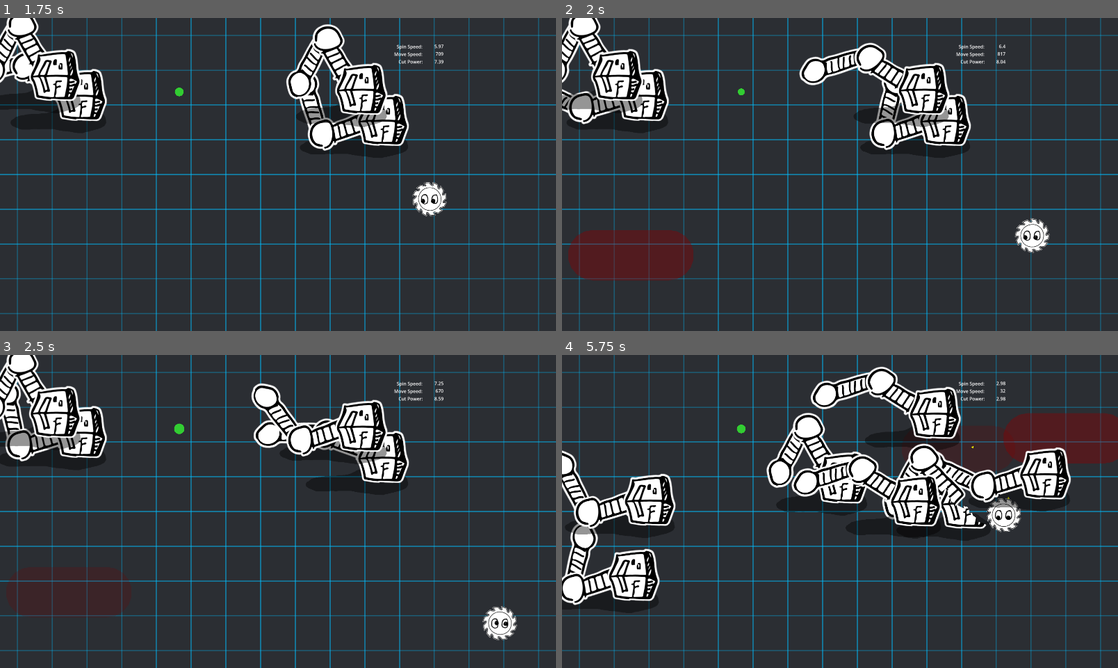
Above: before the commit, frames 1-4 (two rows, left to right).
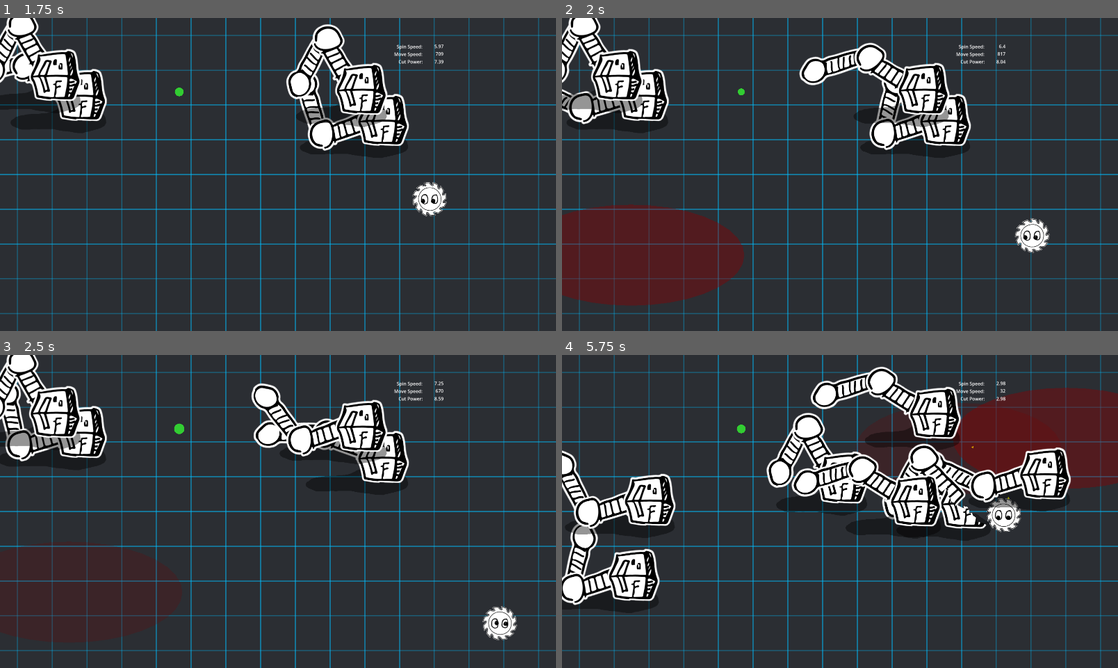
Above: after the commit, the same moments.

Repository: kelliedlynch/SpinGame
Game: Godot game, scene res://Playground/ArenaPlayground.tscn
The game is run twice, just before and just after one commit, with the same random seed, the same clock (stepped at 60 frames per second) and the same inputs.
Inputs:
- Up to frame 1 (1.75 s): tap Enter (ui_accept) at 0.5, 0.77, 1.52 s; hold Right (ui_right) 0.53-1.28 s; hold Down (ui_down) from 1.28 s (still down)
- Up to frame 2 (2 s): keep holding Down (ui_down)
- Up to frame 3 (2.5 s): release Down (ui_down) at 2.03 s; hold Right (ui_right) from 2.03 s (still down)
- Up to frame 4 (5.75 s): release Right (ui_right) at 2.78 s; hold Up (ui_up) 2.78-3.53 s; tap Enter (ui_accept) at 3.02, 3.77, 4.52 s; hold Left (ui_left) 3.53-5.03 s; hold Down (ui_down) from 5.03 s (still down)

Frame 1 is identical in both runs. In frame 2, 5.6% of the frame differs, in the area x 0-33%, y 59-92%; in frame 3, 0.2%; in frame 4, 4.1%.

Commit message:
Improved shape of jump attack landing area. Began work on UI (health bars).

Diff:
--- a/Boss/Attack/JumpAndSmash.gd
+++ b/Boss/Attack/JumpAndSmash.gd
@@ -19,7 +19,7 @@
 func _create_landing_area(origin: Vector2):
 	landing = Area2D.new()
 	var boss_size = boss.calculate_size()
-	var cap = PolygonMath.generate_capsule_shape(boss_size.x * 2, boss_size.x * .4)
+	var cap = PolygonMath.generate_ellipse_polygon(boss_size.x * 1.8, boss_size.x * .8)
 	var coll = CollisionPolygon2D.new()
 	coll.polygon = cap
 	landing.add_child(coll)
@@ -69,6 +69,7 @@
 
 func _toggle_collisions():
 	for child in boss.destructibles.get_children():
+		if!(child is PhysicsBody2D): continue
 		if child.collision_layer != 16:
 			child.collision_layer = 16
 		else:
--- a/Boss/BossMonster.gd
+++ b/Boss/BossMonster.gd
@@ -13,8 +13,15 @@
 	#item_rect_changed.connect(_on_item_rect_changed)
 	for child in destructibles.get_children():
 		child.boss = self
+		child.shape_destroyed.connect(_on_shape_destroyed)
 	if get_tree().get_root().get_children().has(self):
 		self.position = get_viewport_rect().size / 2
+
+func _on_shape_destroyed():
+	if destructibles.get_child_count() == 0:
+		controller.animation_player.stop()
+		controller.atk_perform.kill()
+		queue_free()
 
 func calculate_size() -> Vector2:
 	var min_x = 1000000
--- a/Component/Destructible/DestructibleHitbox.gd
+++ b/Component/Destructible/DestructibleHitbox.gd
@@ -30,20 +30,20 @@
 
 var boss: BossMonster
 
+signal shape_destroyed
+
 func _ready() -> void:
 	for child in get_children():
 		if child is SGCollPoly:
-			child.tree_exiting.connect(_on_shape_was_destroyed.bind(child))
+			child.tree_exiting.connect(_on_was_destroyed.bind(child))
 			child.visible_polygon.polygon = child.visible_polygon.uv
 			child.polygon = child.visible_polygon.polygon
 
 func _on_was_destroyed(_node):
+	emit_signal("shape_destroyed")
 	queue_free()
 
-func _on_shape_was_destroyed(node):
-	#node.queue_free()
-	if get_child_count() == 0:
-		queue_free()
+
 
 func _try_clip(poly: PackedVector2Array, clipper: Array[PackedVector2Array]) -> Array[PackedVector2Array]:
 	var clipped: Array[PackedVector2Array] = []
@@ -182,7 +182,7 @@
 	frag.timeout *= 2
 	frag.color = Color.STEEL_BLUE
 	frag.polygon = poly
-	add_sibling(frag)
+	boss.arena.add_child(frag)
 
 func _is_decayable(poly: PackedVector2Array) -> bool:
 	var size = PolygonMath.size_of_polygon(poly)
--- /dev/null
+++ b/Graphics/bar_back_left.tres
@@ -0,0 +1,7 @@
+[gd_resource type="AtlasTexture" load_steps=2 format=3 uid="uid://daj436a2o4ydr"]
+
+[ext_resource type="Texture2D" uid="uid://b2swyyk1urfds" path="res://Graphics/space_ui_sprite_sheet.png" id="1_run1c"]
+
+[resource]
+atlas = ExtResource("1_run1c")
+region = Rect2(400, 182, 6, 26)
--- /dev/null
+++ b/Graphics/bar_back_middle.tres
@@ -0,0 +1,8 @@
+[gd_resource type="AtlasTexture" load_steps=2 format=3 uid="uid://cv5kcg0kkital"]
+
+[ext_resource type="Texture2D" uid="uid://b2swyyk1urfds" path="res://Graphics/space_ui_sprite_sheet.png" id="1_e18m7"]
+
+[resource]
+atlas = ExtResource("1_e18m7")
+region = Rect2(386, 314, 14, 26)
+filter_clip = true
--- /dev/null
+++ b/Graphics/bar_back_right.tres
@@ -0,0 +1,8 @@
+[gd_resource type="AtlasTexture" load_steps=2 format=3 uid="uid://cwoqnuudihswp"]
+
+[ext_resource type="Texture2D" uid="uid://b2swyyk1urfds" path="res://Graphics/space_ui_sprite_sheet.png" id="1_l5j11"]
+
+[resource]
+atlas = ExtResource("1_l5j11")
+region = Rect2(400, 208, 6, 26)
+filter_clip = true
--- /dev/null
+++ b/Graphics/blue_bar_left.tres
@@ -0,0 +1,8 @@
+[gd_resource type="AtlasTexture" load_steps=2 format=3 uid="uid://du3vmgbq42auw"]
+
+[ext_resource type="Texture2D" uid="uid://b2swyyk1urfds" path="res://Graphics/space_ui_sprite_sheet.png" id="1_2vphr"]
+
+[resource]
+atlas = ExtResource("1_2vphr")
+region = Rect2(400, 78, 6, 26)
+filter_clip = true
--- /dev/null
+++ b/Graphics/blue_bar_middle.tres
@@ -0,0 +1,8 @@
+[gd_resource type="AtlasTexture" load_steps=2 format=3 uid="uid://btc57mpd7mbfa"]
+
+[ext_resource type="Texture2D" uid="uid://b2swyyk1urfds" path="res://Graphics/space_ui_sprite_sheet.png" id="1_cij6c"]
+
+[resource]
+atlas = ExtResource("1_cij6c")
+region = Rect2(389, 420, 14, 26)
+filter_clip = true
--- /dev/null
+++ b/Graphics/blue_bar_right.tres
@@ -0,0 +1,8 @@
+[gd_resource type="AtlasTexture" load_steps=2 format=3 uid="uid://5flj48j1qao5"]
+
+[ext_resource type="Texture2D" uid="uid://b2swyyk1urfds" path="res://Graphics/space_ui_sprite_sheet.png" id="1_g64sk"]
+
+[resource]
+atlas = ExtResource("1_g64sk")
+region = Rect2(400, 0, 6, 26)
+filter_clip = true
--- a/Player/Player.tscn
+++ b/Player/Player.tscn
@@ -6,6 +6,57 @@
 [ext_resource type="Script" path="res://Component/SGCollPoly.gd" id="6_hnlpu"]
 [ext_resource type="Script" path="res://Component/Destructor/PlayerDestructor.gd" id="6_ohqba"]
 [ext_resource type="PackedScene" uid="uid://f83mqw1l7iv" path="res://Player/GooglyEyes.tscn" id="7_pkhu0"]
+
+[sub_resource type="Animation" id="Animation_wyd3m"]
+length = 0.001
+tracks/0/type = "value"
+tracks/0/imported = false
+tracks/0/enabled = true
+tracks/0/path = NodePath("Hitbox/saw_blade_coll/saw_blade_vis:position")
+tracks/0/interp = 1
+tracks/0/loop_wrap = true
+tracks/0/keys = {
+"times": PackedFloat32Array(0),
+"transitions": PackedFloat32Array(1),
+"update": 0,
+"values": [Vector2(63, 69)]
+}
+tracks/1/type = "value"
+tracks/1/imported = false
+tracks/1/enabled = true
+tracks/1/path = NodePath("Hitbox/GooglyEyes:position")
+tracks/1/interp = 1
+tracks/1/loop_wrap = true
+tracks/1/keys = {
+"times": PackedFloat32Array(0),
+"transitions": PackedFloat32Array(1),
+"update": 0,
+"values": [Vector2(0, 0)]
+}
+tracks/2/type = "value"
+tracks/2/imported = false
+tracks/2/enabled = true
+tracks/2/path = NodePath("Hitbox/GooglyEyes:scale")
+tracks/2/interp = 1
+tracks/2/loop_wrap = true
+tracks/2/keys = {
+"times": PackedFloat32Array(0),
+"transitions": PackedFloat32Array(1),
+"update": 0,
+"values": [Vector2(1, 1)]
+}
+tracks/3/type = "value"
+tracks/3/imported = false
+tracks/3/enabled = true
+tracks/3/path = NodePath("Hitbox/saw_blade_coll/saw_blade_vis:color")
+tracks/3/interp = 1
+tracks/3/loop_wrap = true
+tracks/3/keys = {
+"times": PackedFloat32Array(0),
+"transitions": PackedFloat32Array(1),
+"update": 0,
+"values": [Color(1, 1, 1, 1)]
+}
 
 [sub_resource type="Animation" id="Animation_ovptv"]
 resource_name = "hurt"
@@ -59,57 +110,6 @@
 "values": [Color(1, 1, 1, 1), Color(0.997254, 0.532333, 0.612383, 1), Color(1, 0.113725, 0.192157, 1), Color(0.997254, 0.532333, 0.612383, 1), Color(1, 1, 1, 1)]
 }
 
-[sub_resource type="Animation" id="Animation_wyd3m"]
-length = 0.001
-tracks/0/type = "value"
-tracks/0/imported = false
-tracks/0/enabled = true
-tracks/0/path = NodePath("Hitbox/saw_blade_coll/saw_blade_vis:position")
-tracks/0/interp = 1
-tracks/0/loop_wrap = true
-tracks/0/keys = {
-"times": PackedFloat32Array(0),
-"transitions": PackedFloat32Array(1),
-"update": 0,
-"values": [Vector2(63, 69)]
-}
-tracks/1/type = "value"
-tracks/1/imported = false
-tracks/1/enabled = true
-tracks/1/path = NodePath("Hitbox/GooglyEyes:position")
-tracks/1/interp = 1
-tracks/1/loop_wrap = true
-tracks/1/keys = {
-"times": PackedFloat32Array(0),
-"transitions": PackedFloat32Array(1),
-"update": 0,
-"values": [Vector2(0, 0)]
-}
-tracks/2/type = "value"
-tracks/2/imported = false
-tracks/2/enabled = true
-tracks/2/path = NodePath("Hitbox/GooglyEyes:scale")
-tracks/2/interp = 1
-tracks/2/loop_wrap = true
-tracks/2/keys = {
-"times": PackedFloat32Array(0),
-"transitions": PackedFloat32Array(1),
-"update": 0,
-"values": [Vector2(1, 1)]
-}
-tracks/3/type = "value"
-tracks/3/imported = false
-tracks/3/enabled = true
-tracks/3/path = NodePath("Hitbox/saw_blade_coll/saw_blade_vis:color")
-tracks/3/interp = 1
-tracks/3/loop_wrap = true
-tracks/3/keys = {
-"times": PackedFloat32Array(0),
-"transitions": PackedFloat32Array(1),
-"update": 0,
-"values": [Color(1, 1, 1, 1)]
-}
-
 [sub_resource type="AnimationLibrary" id="AnimationLibrary_yty7l"]
 _data = {
 "RESET": SubResource("Animation_wyd3m"),
--- /dev/null
+++ b/UI/HealthBar.gd
@@ -0,0 +1,27 @@
+@tool
+extends Node2D
+
+@export var size: Vector2 = Vector2(120, 26)
+@export var max_value: int = 100
+@export var current_value: int = 100
+@onready var back_left = $Background/bar_back_left
+@onready var back_mid = $Background/bar_back_middle
+@onready var back_right = $Background/bar_back_right
+@onready var fill_left = $Fill/bar_fill_left
+@onready var fill_mid = $Fill/bar_fill_middle
+@onready var fill_right = $Fill/bar_fill_right
+
+func _process(delta: float) -> void:
+	var height = back_left.get_rect().size.y
+	var bl_width = back_left.get_rect().size.x
+	var back_width = size.x - bl_width * 2
+	back_left.position = Vector2(bl_width / 2, height / 2)
+	back_right.position = Vector2(bl_width / 2 + bl_width + back_width, height / 2)
+	back_mid.position = Vector2(bl_width + back_width / 2, height / 2)
+	back_mid.scale = Vector2(back_width / back_mid.get_rect().size.x, 1)
+	var fl_width = fill_left.get_rect().size.x
+	var fill_width = (float(current_value) / max_value) * size.x - fl_width * 2
+	fill_left.position = Vector2(bl_width / 2, height / 2)
+	fill_right.position = Vector2(bl_width / 2 + bl_width + fill_width, height / 2)
+	fill_mid.position = Vector2(fl_width + fill_width / 2, height / 2)
+	fill_mid.scale = Vector2(fill_width / fill_mid.get_rect().size.x, 1)
--- /dev/null
+++ b/UI/HealthBar.tscn
@@ -0,0 +1,49 @@
+[gd_scene load_steps=8 format=3 uid="uid://bai3usudhkfh1"]
+
+[ext_resource type="Texture2D" uid="uid://daj436a2o4ydr" path="res://Graphics/bar_back_left.tres" id="1_uhh7u"]
+[ext_resource type="Texture2D" uid="uid://du3vmgbq42auw" path="res://Graphics/blue_bar_left.tres" id="1_ukceu"]
+[ext_resource type="Script" path="res://UI/HealthBar.gd" id="1_vvjne"]
+[ext_resource type="Texture2D" uid="uid://cv5kcg0kkital" path="res://Graphics/bar_back_middle.tres" id="2_kiae7"]
+[ext_resource type="Texture2D" uid="uid://5flj48j1qao5" path="res://Graphics/blue_bar_right.tres" id="2_x0exv"]
+[ext_resource type="Texture2D" uid="uid://cwoqnuudihswp" path="res://Graphics/bar_back_right.tres" id="3_3xgoi"]
+[ext_resource type="Texture2D" uid="uid://btc57mpd7mbfa" path="res://Graphics/blue_bar_middle.tres" id="3_tnjwy"]
+
+[node name="HealthBar" type="Node2D"]
+script = ExtResource("1_vvjne")
+current_value = 50
+
+[node name="Background" type="Node2D" parent="."]
+
+[node name="bar_back_left" type="Sprite2D" parent="Background"]
+texture_filter = 1
+position = Vector2(3, 13)
+texture = ExtResource("1_uhh7u")
+
+[node name="bar_back_middle" type="Sprite2D" parent="Background"]
+texture_filter = 1
+position = Vector2(60, 13)
+scale = Vector2(7.71429, 1)
+texture = ExtResource("2_kiae7")
+
+[node name="bar_back_right" type="Sprite2D" parent="Background"]
+texture_filter = 1
+position = Vector2(117, 13)
+texture = ExtResource("3_3xgoi")
+
+[node name="Fill" type="Node2D" parent="."]
+
+[node name="bar_fill_left" type="Sprite2D" parent="Fill"]
+texture_filter = 1
+position = Vector2(3, 13)
+texture = ExtResource("1_ukceu")
+
+[node name="bar_fill_middle" type="Sprite2D" parent="Fill"]
+texture_filter = 1
+position = Vector2(27, 13)
+scale = Vector2(3.42857, 1)
+texture = ExtResource("3_tnjwy")
+
+[node name="bar_fill_right" type="Sprite2D" parent="Fill"]
+texture_filter = 1
+position = Vector2(54, 13)
+texture = ExtResource("2_x0exv")
--- a/Utility/PolygonMath.gd
+++ b/Utility/PolygonMath.gd
@@ -14,6 +14,17 @@
 		#pt += Vector2(radius, radius)
 		vertices.append(pt)
 	return vertices
+
+static func generate_ellipse_polygon(w: float, h: float, vertex_count = 36) -> PackedVector2Array:
+	if w == h: return generate_circle_polygon(w)
+	var vertices = PackedVector2Array()
+	var interval = 2 * PI / vertex_count
+	for i in vertex_count:
+		var x = w * cos(interval * i)
+		var y = h * sin(interval * i)
+		vertices.append(Vector2(x, y))
+	return vertices
+
 
 static func size_of_polygon(vertices: PackedVector2Array) -> Vector2:
 	if vertices.size() == 0: return Vector2.ZERO
Binary file added: Graphics/space_ui_sprite_sheet.png
Not shown, added: Graphics/space_ui_sprite_sheet.png.import
